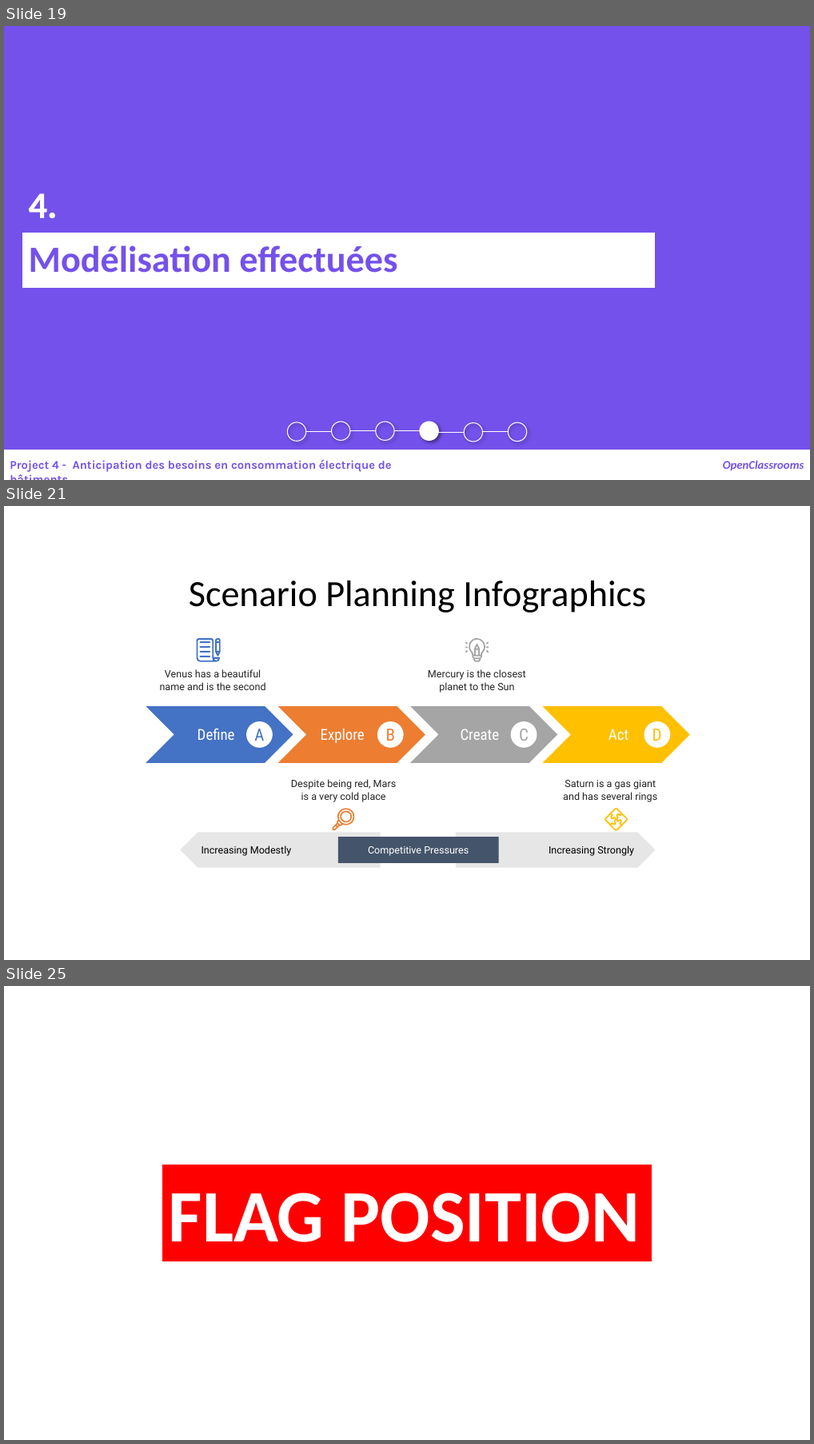
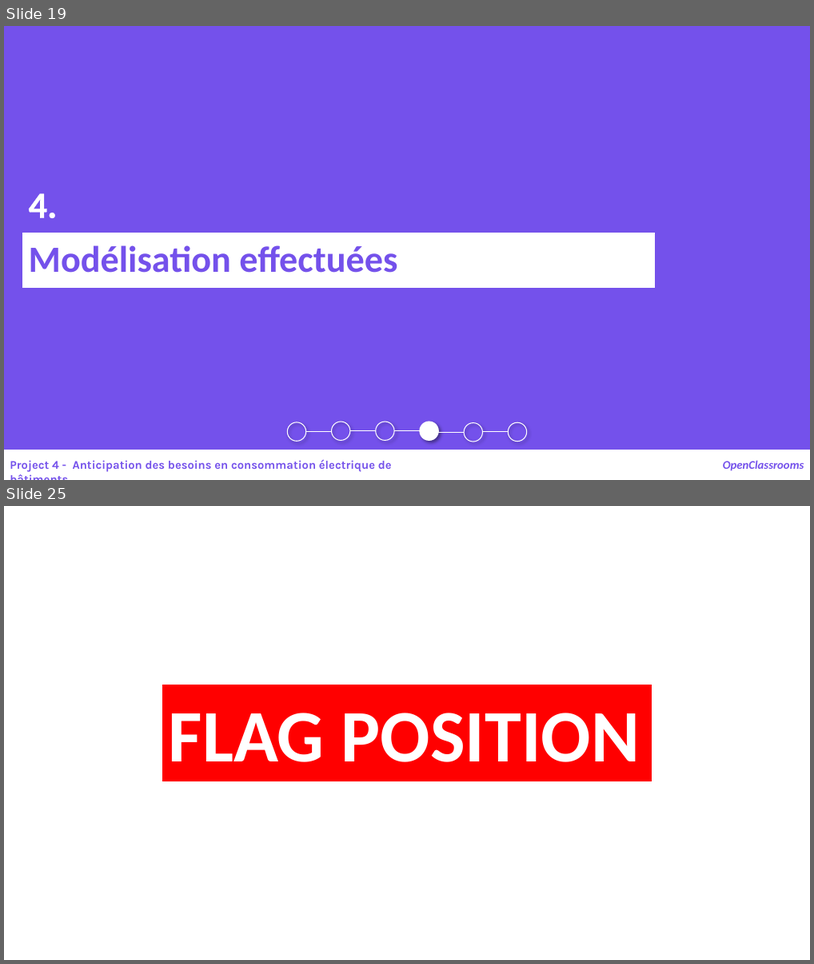
Before and after one commit to samirhinojosa/OC-P4-consumption-needs-of-buildings, a slide deck: supports/P4_presentation v1.pptx. Shown one above the other, each under a label of ours: slides 19, 21 and 25 before the commit, slides 19 and 25 after it; the slides between them are not shown. The pictures are 814x1444 and 814x964 pixels, drawn with LibreOffice and Linux fonts; fonts in the diff are those of the drawing; background and template pictures are left out. Boxes give left, top, right and bottom in pixels: in the first picture for what was removed or moved away, otherwise in the second. Text is boxed around its words. In the diff, an @@ line names an element or a change of style, - is before the commit and + after.

```diff
--- a/supports/P4_presentation v1.pptx
+++ b/supports/P4_presentation v1.pptx
@@ slide 21 removed at [4,506,810,960], background picture (left out) @@
@@ title removed at [189,580,646,612] @@
-Scenario Planning Infographics
@@ group removed at [196,638,221,661]: 6 freeform shapes @@
@@ text removed at [160,669,266,690] @@
-Venus has a beautiful name and is the second
@@ text removed at [428,669,526,692] @@
-Mercury is the closest planet to the Sun
@@ group removed at [466,638,489,661]: 7 freeform shapes @@
@@ chevron removed at [146,706,294,763] @@
@@ ellipse removed at [246,721,273,748] @@
@@ chevron removed at [278,706,426,763] @@
@@ ellipse removed at [378,721,404,748] @@
@@ chevron removed at [410,706,558,763] @@
@@ ellipse removed at [511,721,537,748] @@
@@ chevron removed at [543,706,690,763] @@
@@ ellipse removed at [645,721,670,748] @@
@@ text removed at [198,728,235,740] @@
-Define
@@ text removed at [254,728,264,740] @@
-A
@@ text removed at [321,728,365,743] @@
-Explore
@@ text removed at [386,728,395,740] @@
-B
@@ text removed at [461,728,500,740] @@
-Create
@@ text removed at [519,728,529,740] @@
-C
@@ text removed at [609,728,629,740] @@
-Act
@@ text removed at [653,728,662,740] @@
-D
@@ text removed at [291,779,397,802] @@
-Despite being red, Mars is a very cold place
@@ text removed at [563,780,658,802] @@
-Saturn is a gas giant and has several rings
@@ freeform shape removed at [332,808,355,830] @@
@@ freeform shape removed at [340,810,353,822] @@
@@ freeform shape removed at [605,808,628,831] @@
@@ pentagon arrow removed at [146,837,415,863] @@
-Increasing Modestly
@@ rectangle removed at [338,837,499,863] @@
-Competitive Pressures
@@ pentagon arrow removed at [422,837,690,863] @@
-Increasing Strongly
```
Also in this commit, not shown: 12 slides changed, 2 slides added, 1 other slide removed, 42 other files.
